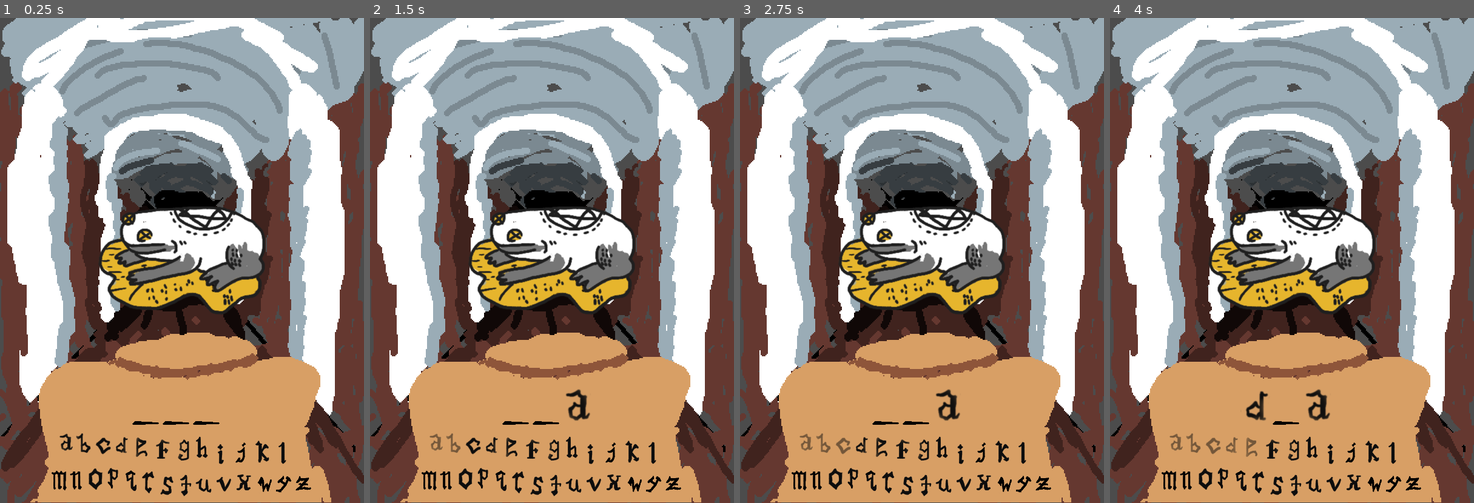
Above: before the commit, frames 1-4 (left to right).
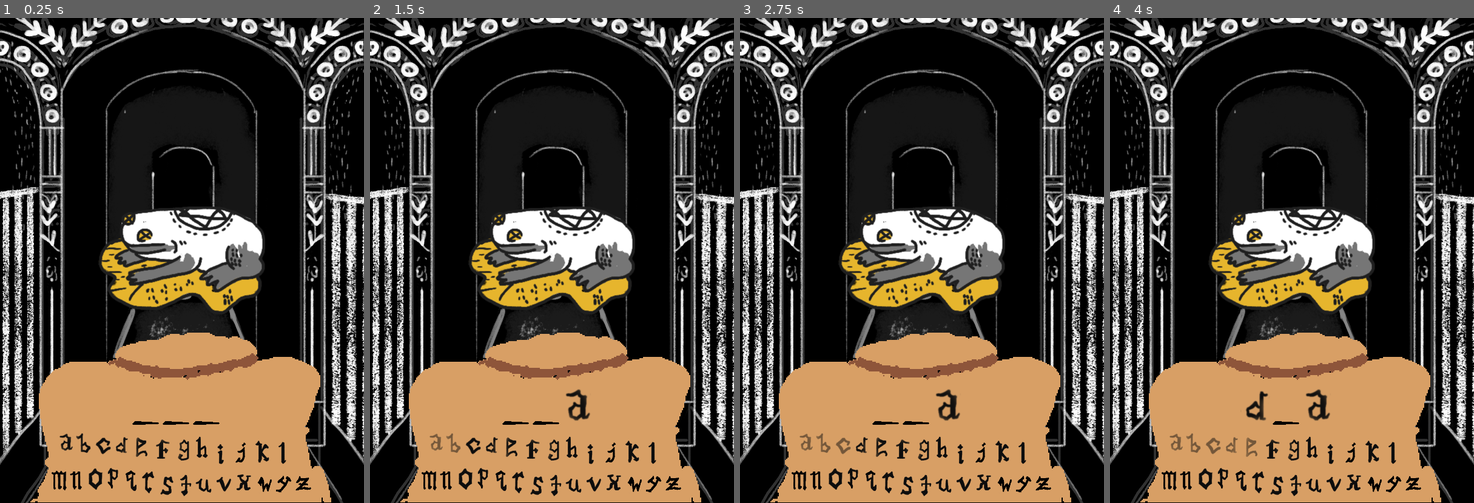
Above: after the commit, the same moments.

Repository: kcabra/ouija
Game: Godot game, scene res://game.tscn
Two runs of this game, one before a commit and one after it. Both use one fixed random seed, a clock stepped at 60 frames per second and the inputs below.
Inputs (mouse positions are in pixels of both pictures, inside the frame that each line leads up to):
- Up to frame 1 (0.25 s): no input
- Up to frame 2 (1.5 s): click (435, 439) at 0.5 s; click (453, 444) at 1.25 s
- Up to frame 3 (2.75 s): click (841, 444) at 2 s
- Up to frame 4 (4 s): click (1230, 444) at 2.75 s; click (1251, 444) at 3.5 s

The runs differ from the first frame. In frame 1, 65% of the frame differs, in the area x 0-100%, y 0-100%; in frame 2, 65%; in frame 3, 65%; in frame 4, 65%.

Commit message:
changed bg

Diff:
--- a/game.tscn
+++ b/game.tscn
@@ -1,7 +1,7 @@
 [gd_scene load_steps=32 format=2]
 
 [ext_resource path="res://scripts/game.gd" type="Script" id=1]
-[ext_resource path="res://ref.png" type="Texture" id=2]
+[ext_resource path="res://background.png" type="Texture" id=2]
 [ext_resource path="res://ref_ouija.png" type="Texture" id=3]
 [ext_resource path="res://scripts/forca.gd" type="Script" id=4]
 [ext_resource path="res://characters/a.png" type="Texture" id=5]
@@ -41,9 +41,8 @@
 [node name="game" type="Node2D"]
 script = ExtResource( 1 )
 
-[node name="ref_bg" type="Sprite" parent="."]
+[node name="bg" type="Sprite" parent="."]
 position = Vector2( 300, 400 )
-scale = Vector2( 2, 2 )
 z_index = -1
 texture = ExtResource( 2 )
 
@@ -55,6 +54,7 @@
 script = ExtResource( 4 )
 
 [node name="keyboard" type="Node2D" parent="forca"]
+editor/display_folded = true
 script = SubResource( 1 )
 
 [node name="a" type="TextureButton" parent="forca/keyboard"]
Binary file added: background.png
Not shown, added: background.png.import
Not shown, added: monsters/crow.png.import
Not shown, added: monsters/spider.png.import
